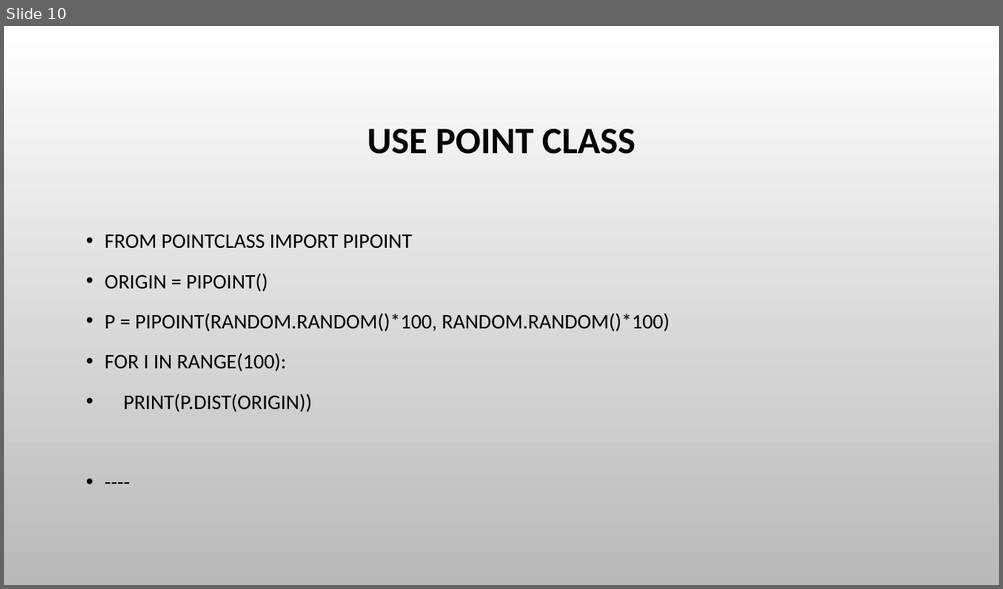
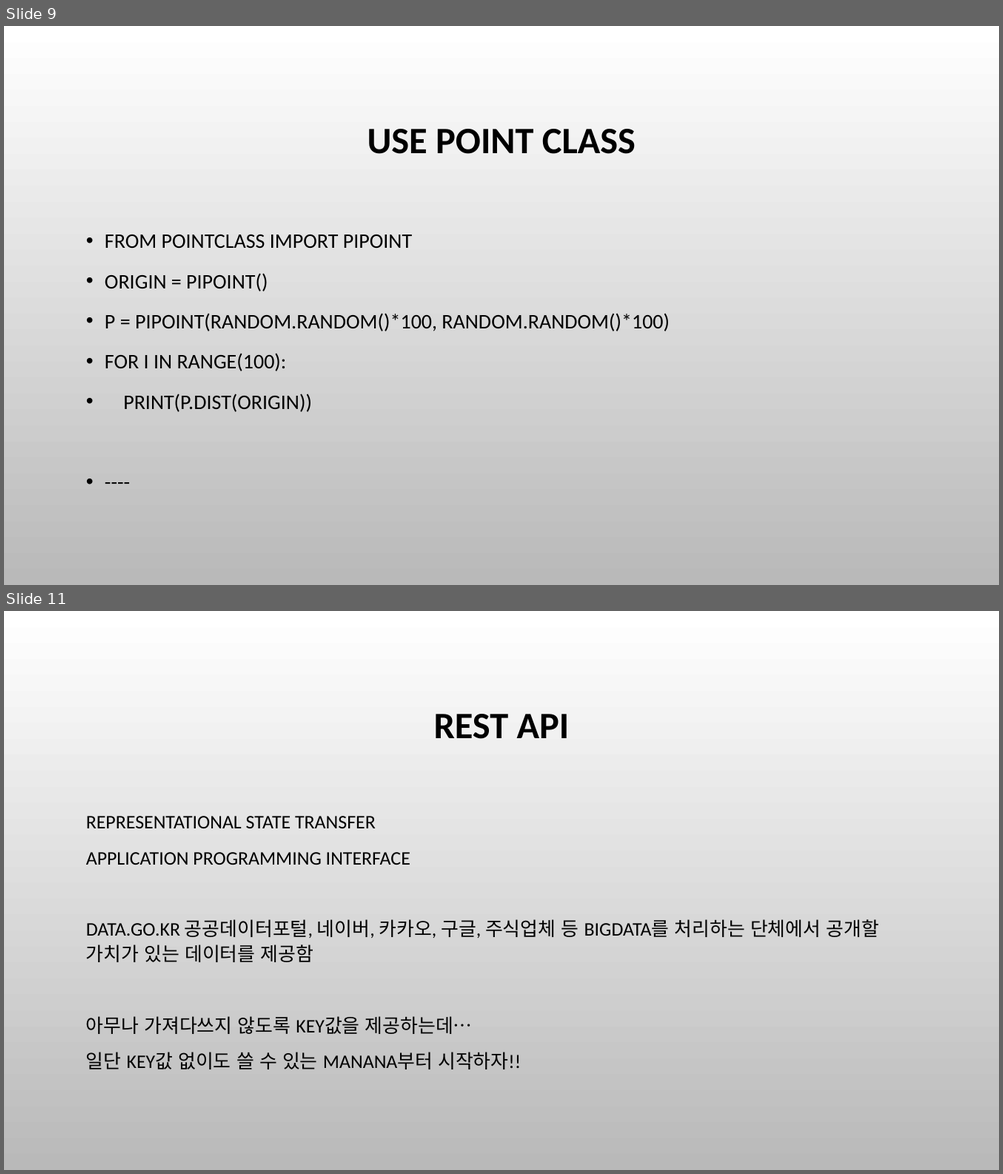
Before and after one commit to cute93/2020_sw_teacher, a slide deck: SW선도교원 연수.pptx. Shown one above the other, each under a label of ours: slide 10 before the commit, slides 9 and 11 after it; the slides between them are not shown. The pictures are 1003x589 and 1003x1174 pixels, drawn with LibreOffice and Linux fonts; fonts in the diff are those of the drawing; background and template pictures are left out. Boxes give left, top, right and bottom in pixels: in the first picture for what was removed or moved away, otherwise in the second. Text is boxed around its words. In the diff, an @@ line names an element or a change of style, - is before the commit and + after.

```diff
--- a/SW선도교원 연수.pptx
+++ b/SW선도교원 연수.pptx
@@ slide 11 added at (4,611,999,1170), background picture (left out) @@
@@ title added at (434,714,569,739), 36 pt, text #000000, bold @@
+REST API
@@ text added at (86,816,879,1070), 18.5 pt, text #000000 @@
+REPRESENTATIONAL STATE TRANSFER
+APPLICATION PROGRAMMING INTERFACE
+DATA.GO.KR 공공데이터포털, 네이버, 카카오, 구글, 주식업체 등 BIGDATA를 처리하는 단체에서 공개할 가치가 있는 데이터를 제공함
+아무나 가져다쓰지 않도록 KEY값을 제공하는데…
+일단 KEY값 없이도 쓸 수 있는 MANANA부터 시작하자!!
@@ what was slide 10 is now slide 9 @@
```
Also in this commit, not shown: 4 other slides added, 2 slides removed, 4 other files.
